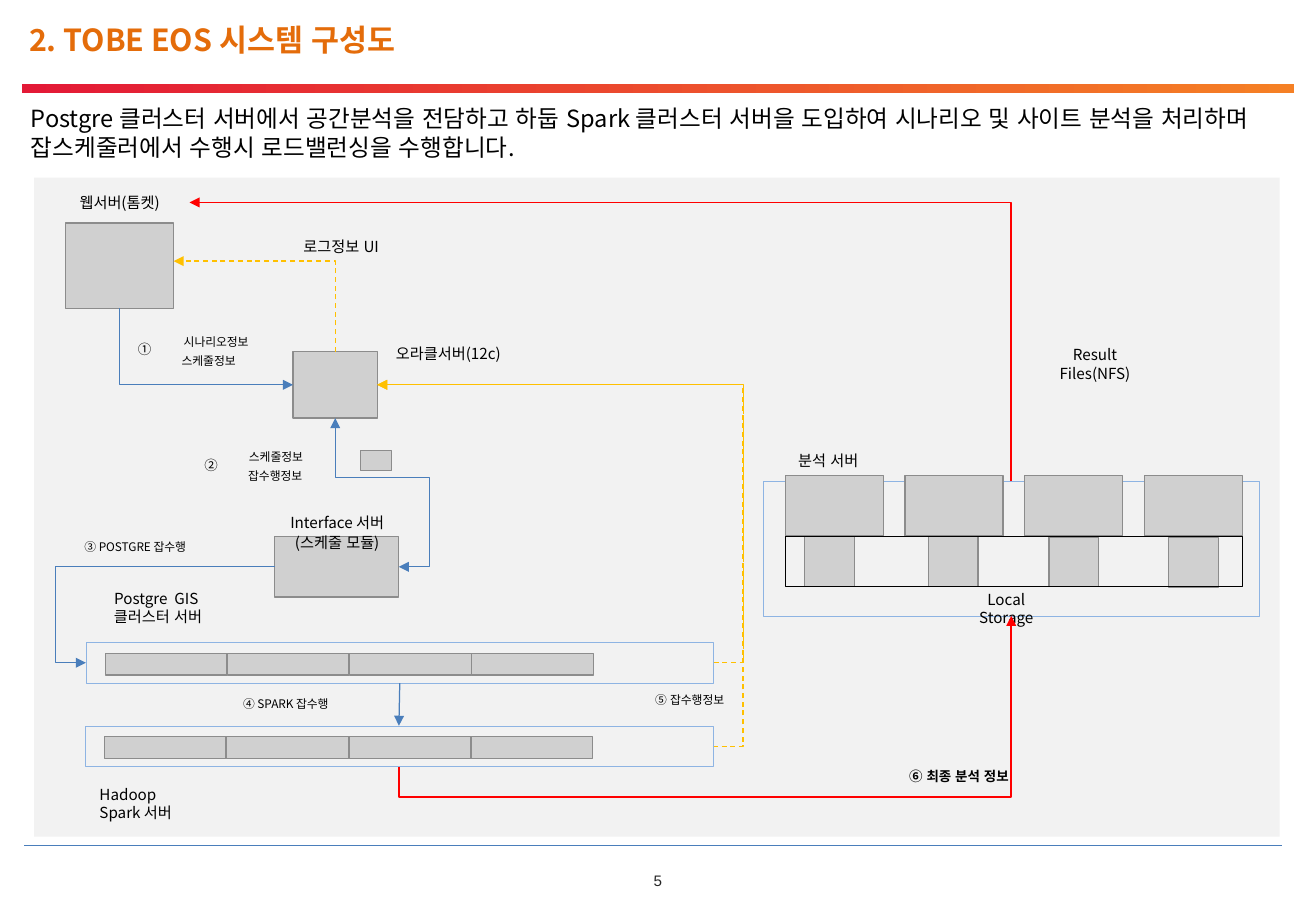
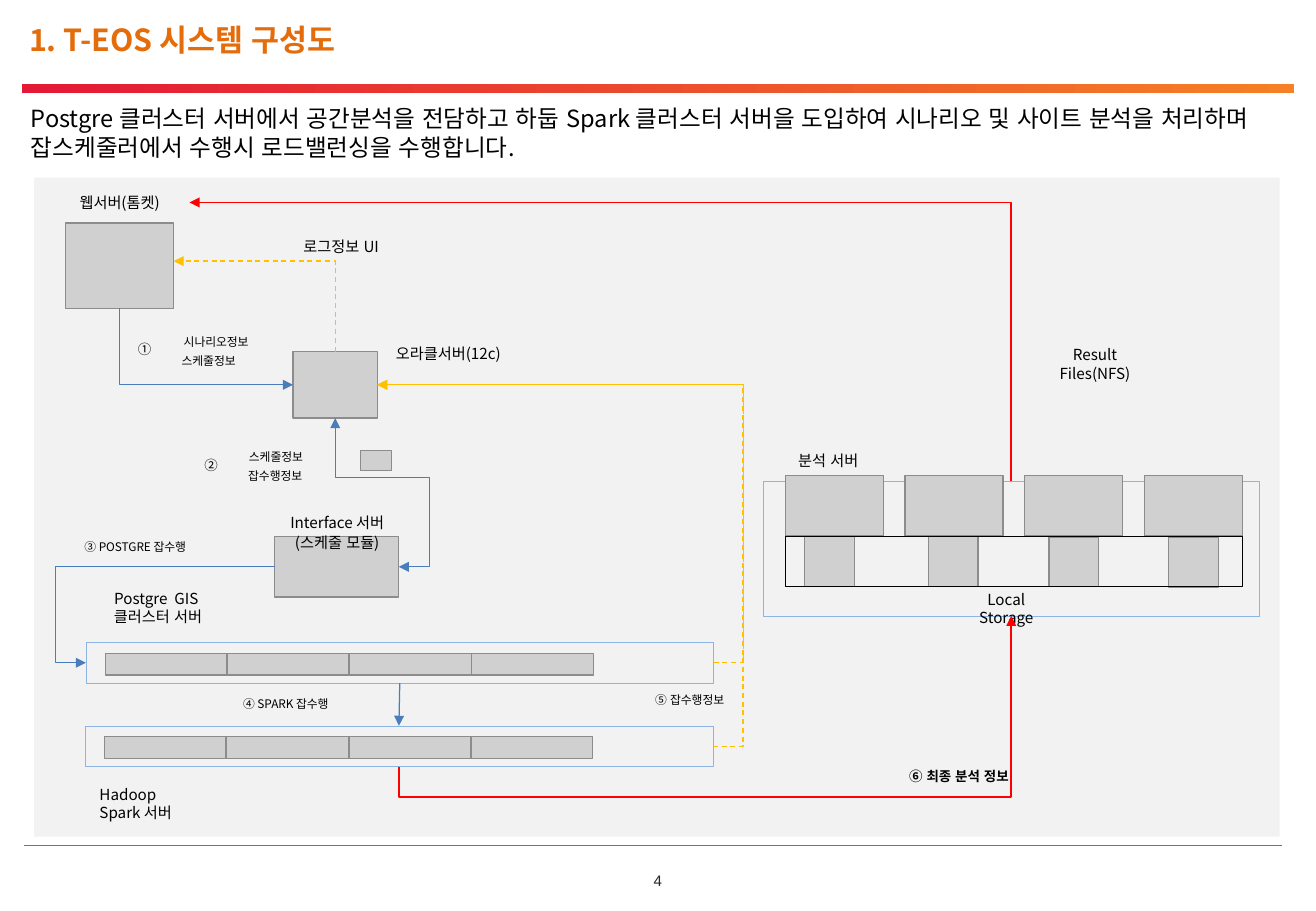
Before and after one commit to pmosoft/spark_scala, a slide deck: slide 5 of eos/02.설계/TEOSPI-아키텍처 정의서_v0.5_20190828.pptx (slide 6 before the commit). Drawn at 1316x911 pixels with LibreOffice and Linux fonts; fonts in the diff are those of the drawing; grey boxes stand for pictures; background and template pictures are left out. Boxes give left, top, right and bottom in pixels: in the first picture for what was removed or moved away, otherwise in the second. Text is boxed around its words. In the diff, an @@ line names an element or a change of style, - is before the commit and + after.

```diff
--- a/eos/02.설계/TEOSPI-아키텍처 정의서_v0.5_20190828.pptx
+++ b/eos/02.설계/TEOSPI-아키텍처 정의서_v0.5_20190828.pptx
@@ text at [29,25,336,54]: text changed @@
-2. TOBE EOS 시스템 구성도
+1. T-EOS 시스템 구성도
@@ page number at [654,875,662,886]: text changed @@
-5
+4
```
Also in this commit, not shown: 3 other slides changed, 3 slides added, 2 slides removed, 4 other files.
